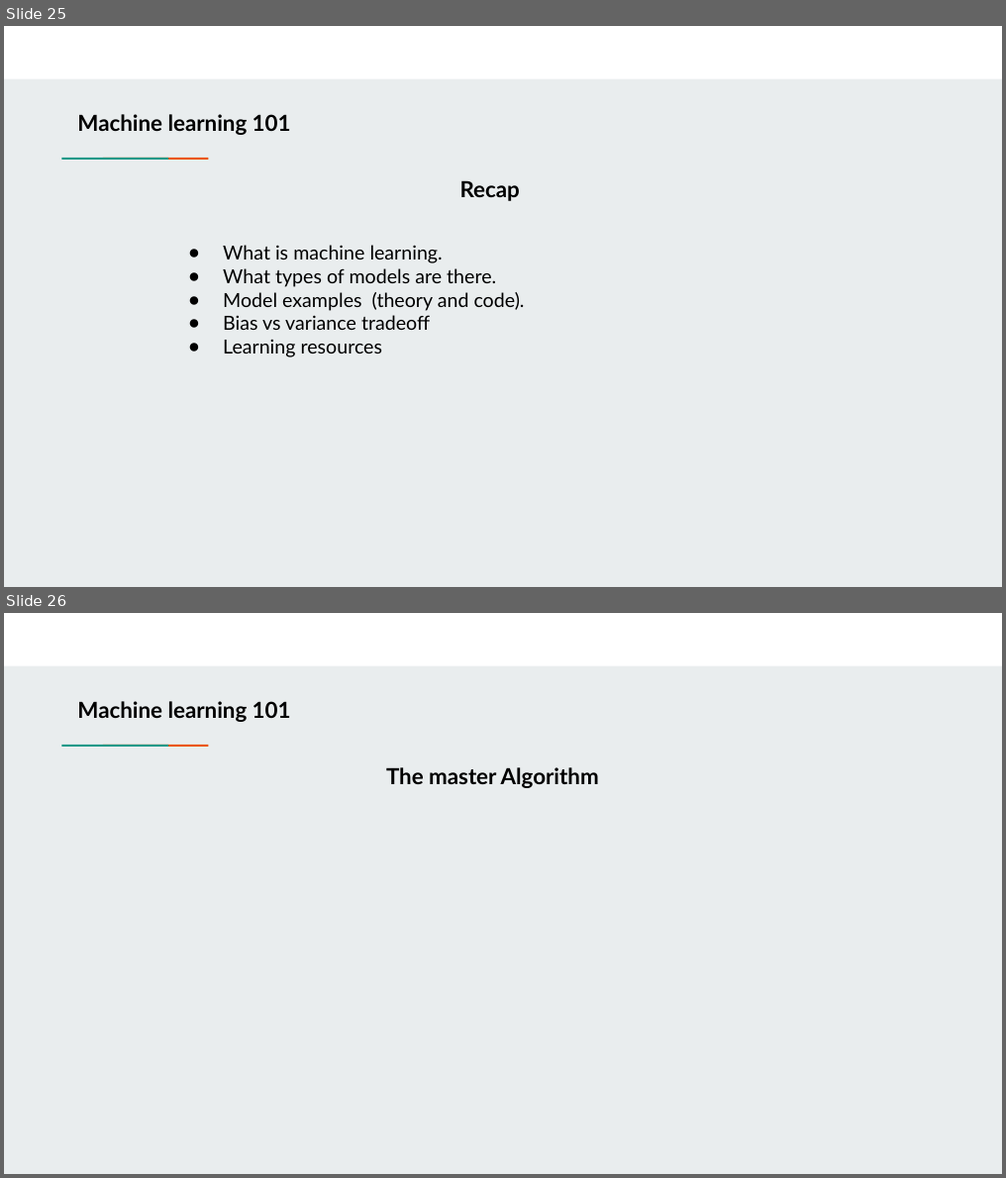
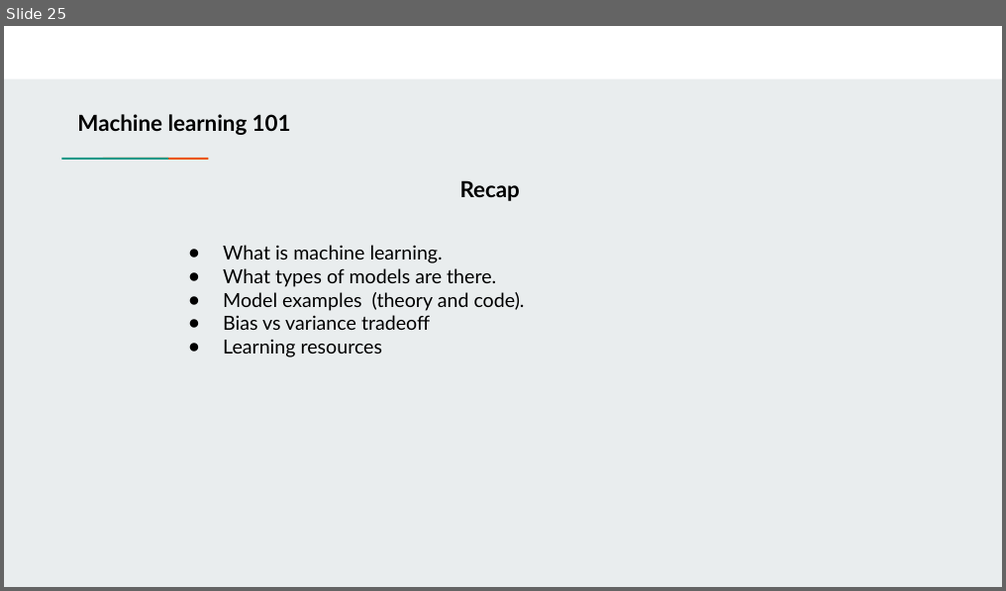
Before and after one commit to farouqBenarous/Machine_Learning_101_Workshop, a slide deck: 20-03-2021/Presentation/Machine learning 101.pptx. Shown one above the other, each under a label of ours: slides 25 and 26 before the commit, slide 25 after it. The pictures are 1006x1178 and 1006x591 pixels, drawn with LibreOffice and Linux fonts; fonts in the diff are those of the drawing. Boxes give left, top, right and bottom in pixels: in the first picture for what was removed or moved away, otherwise in the second. Text is boxed around its words. In the diff, an @@ line names an element or a change of style, - is before the commit and + after.

```diff
--- a/20-03-2021/Presentation/Machine learning 101.pptx
+++ b/20-03-2021/Presentation/Machine learning 101.pptx
@@ slide 26 removed at <box>4,613,1002,1174</box>, background #E9EDEE; not listed: 3 template elements that a slide beside it also shows @@
@@ text removed at <box>77,701,291,722</box> @@
-Machine learning 101
@@ text removed at <box>386,767,599,788</box> @@
-The master Algorithm
```
Also in this commit, not shown: 7 slides changed, 2 slides added, 1 other slide removed, 3 other files.
